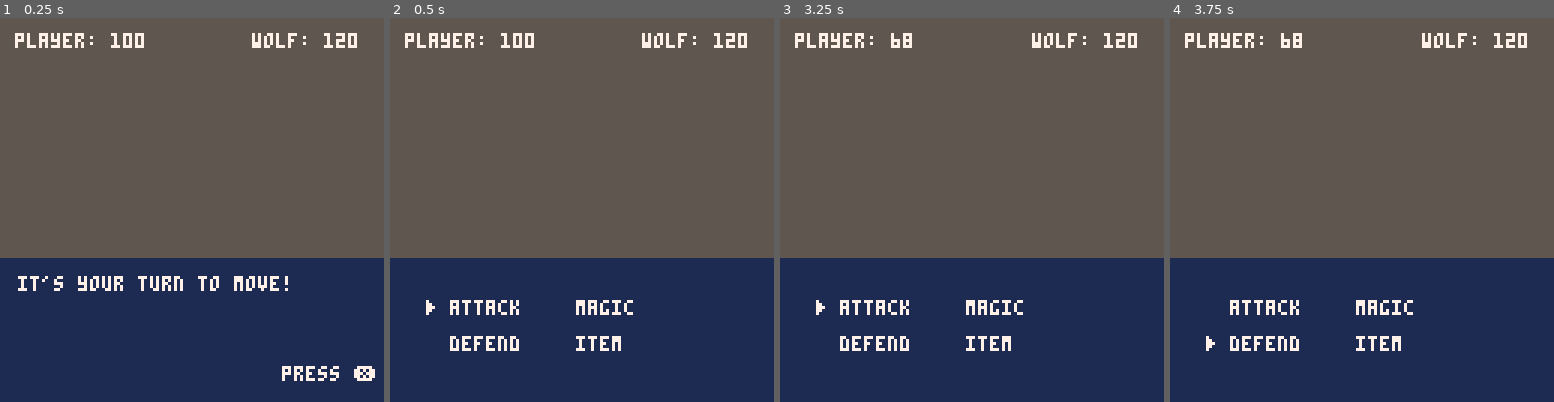
Above: before the commit, frames 1-4 (left to right).
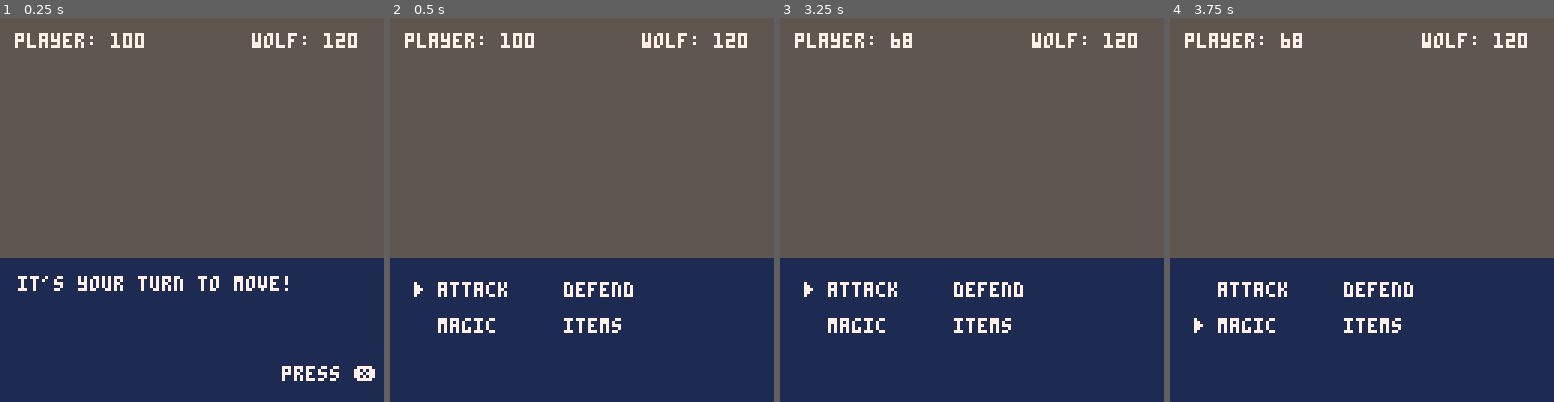
Above: after the commit, the same moments.

Repository: pixegami/wolfhunter
Game: PICO-8 cartridge moonshot.p8
Two runs of this game, one before a commit and one after it. Both use one fixed random seed, a clock stepped at 60 frames per second and the inputs below.
Inputs:
- Up to frame 1 (0.25 s): no input
- Up to frame 2 (0.5 s): tap X (X key) at 0.33 s
- Up to frame 3 (3.25 s): tap O (Z key) at 0.7, 1.7, 2.1, 2.5, 2.9 s; tap X (X key) at 1.07, 1.85, 2.97 s; hold Right 1.6-2.1 s; hold Up 2.15-2.42 s; hold Right 2.47-3.03 s; hold Left from 3.08 s (still down)
- Up to frame 4 (3.75 s): tap O (Z key) at 3.3, 3.7 s; release Left at 3.58 s; hold Down from 3.63 s (still down)

Frame 1 is identical in both runs. In frame 2, 2.6% of the frame differs, in the area x 6-64%, y 68-87%; in frame 3, 2.6%; in frame 4, 2.6%.

Commit message:
Added Menu Movement

Diff:
--- a/moonshot.p8
+++ b/moonshot.p8
@@ -166,42 +166,65 @@
  return mod_count < n_frames
 end
 
-function draw_menu()
-
- menu_col_size = 2
- -- move the menu cursor
- for i=0,3 do
-  if btnp(i) then sfx(0) end
- end
- if btnp(0) then menu_index.x = menu_index.x - 1 end
- if btnp(1) then menu_index.x = menu_index.x + 1 end
- if btnp(2) then menu_index.y = menu_index.y - 1 end
- if btnp(3) then menu_index.y = menu_index.y + 1 end
- -- cap the positions
- menu_index.x = max(1, menu_index.x)
- menu_index.x = min(2, menu_index.x)
- menu_index.y = max(1, menu_index.y)
- menu_index.y = min(2, menu_index.y)
- -- render the selected
- selected_menu_index = (menu_index.x - 1) * menu_col_size + menu_index.y
-
- x_offset = 12
- x_gap = 42
- y_offset = 8
- menu_options = {"attack", "defend", "magic", "item"}
- menu_y = narrator_box_y + narrator_padding + y_offset
- menu_line_height = 12
- menu_pos_x = {x_offset, x_offset, x_offset + x_gap, x_offset + x_gap}
- menu_pos_y = {menu_y, menu_y + menu_line_height, menu_y, menu_y + menu_line_height}
-
- for i=1,#menu_options do
-  if (selected_menu_index == i) then
-   local_option_text = "▶ "..menu_options[i]
-  else
-   local_option_text = "  "..menu_options[i]
-  end
-  print(local_option_text, menu_pos_x[i], menu_pos_y[i], 7)
- end
+-- menu system
+function new_menu(items, n_columns)
+
+  -- model the menu
+  local menu = {
+    items = items,
+    n_columns = 2,
+    selected_index = 1,
+
+    -- menu positioning
+    x_origin = 8,
+    x_gap = 42,
+
+    y_origin = narrator_box_y + 8,
+    y_gap = 12
+  }
+
+  -- update the menu with arrow keys
+  menu.update = function(this)
+
+    -- translate selected index into x and y.
+    local translated_xy = this:translate_xy(this.selected_index)
+    local pos_x = translated_xy["x"]
+    local pos_y = translated_xy["y"]
+
+    -- move the cursor and cap its positions.
+     if btnp(0) then pos_x = max(0, pos_x - 1) end
+     if btnp(1) then pos_x = min(this.n_columns - 1, pos_x + 1) end
+     if btnp(2) then pos_y = max(0, pos_y - 1) end
+     if btnp(3) then pos_y = min(flr(#this.items / this.n_columns) - 1, pos_y + 1) end
+
+    -- translate x and y back into selected index.
+    this.selected_index = this.n_columns * pos_y + pos_x + 1
+
+  end
+
+  -- render the current menu
+  menu.draw = function(this)
+    for i=1, #this.items do
+      local pos_x = this:translate_xy(i)["x"] * this.x_gap + this.x_origin
+      local pos_y = this:translate_xy(i)["y"] * this.y_gap + this.y_origin
+
+      -- print the selected menu item
+      if (this.selected_index == i) then prefix = "▶ " else prefix = "  " end
+      print(prefix..this.items[i], pos_x, pos_y, 7)
+
+    end
+  end
+
+  menu.translate_xy = function(this, i)
+    local x_index = (i - 1) % this.n_columns
+    local y_index = ceil(i / this.n_columns) - 1
+    return {x = x_index, y = y_index}
+  end
+
+  return menu
+end
+
+function draw_menu(menu)
 end
 
 function draw_caret()
@@ -234,6 +257,7 @@
 function _init()
   sequence = new_sequence()
   state = new_game_state()
+  combat_menu = new_menu({"attack", "defend", "magic", "items"})
 
   -- start the player's turn.
   state:start_turn(true)
@@ -250,6 +274,8 @@
     event.executable = false
   end
 
+  if event.type == "menu" then combat_menu:update() end
+
   -- check for end-turn.
   if btnp(5) then
     if event.type == "menu" then
@@ -266,7 +292,7 @@
 
   -- show the current event.
   if (event.type == "menu") then
-    draw_menu()
+    combat_menu:draw()
   else
     print_wrapped(event.desc)
     draw_caret()
